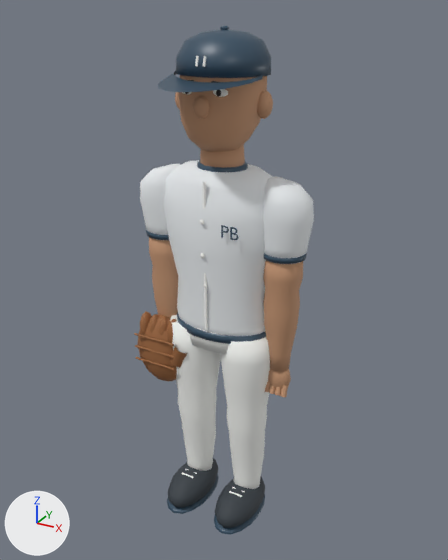
One commit to the glTF model models/athlete.glb: the scene before it, then after it.
The view is the same before and after, from a camera (50 mm lens) standing at (0.937, -1.693, 1.824) and looking at (0.012, -0.011, 0.983). Arrows for +X, +Y and +Z are at lower left; the lights stay in place. The first picture is the older version.

Objects in the first picture: 'Athlete_glove', 'Athlete_jersey', 'Athlete_pants', 'Athlete_shoe', 'Athlete_skin', 'Athlete_trim', 'Athlete_white' and 1 more.
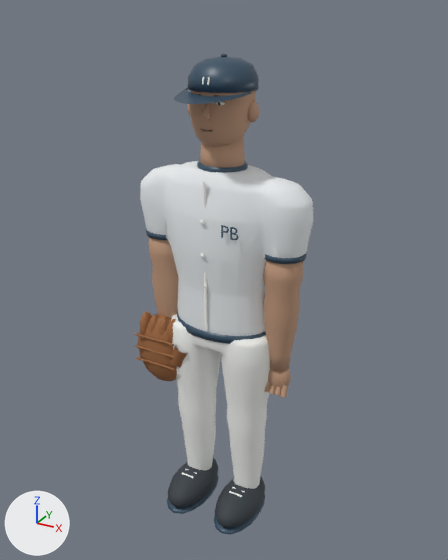
Patch to the scene script:
```diff
--- a/models/athlete.glb.py
+++ b/models/athlete.glb.py
@@ me_athlete_pants @@
-me_athlete_pants.from_pydata(...)  # 420 vertices, 828 faces; spans x -0.203..0.203, y -0.11..0.11, z 0.14..0.83
+me_athlete_pants.from_pydata(...)  # 1002 vertices, 2000 faces; spans x -0.201..0.202, y -0.109..0.109, z 0.14..0.83
+# me_athlete_pants part 1: the loose piece of 180 vertices spanning x 0.007..0.203, y -0.107..0.1, z 0.14..0.81 is rebuilt with 1002 vertices and now spans x -0.201..0.202, y -0.109..0.109, z 0.14..0.83
+# me_athlete_pants part 2: the loose piece of 60 vertices spanning x -0.176..0.176, y -0.11..0.11, z 0.755..0.83 is deleted
+# other edits to the shape of me_athlete_pants do not show in these pictures
 me_athlete_pants.materials.append(mat_pants)
@@ me_athlete_skin @@
-me_athlete_skin.from_pydata(...)  # 1108 vertices, 2020 faces; spans x -0.285..0.285, y -0.15..0.126, z 0.601..1.729
+me_athlete_skin.from_pydata(...)  # 1088 vertices, 1980 faces; spans x -0.285..0.285, y -0.119..0.098, z 0.601..1.664
+# me_athlete_skin part 3: the loose piece of 168 vertices spanning x -0.137..0.137, y -0.123..0.126, z 1.43..1.729 is scaled about its middle by (0.74, 0.78, 0.75), then moved by (0.0, 0.0, -0.027)
+# me_athlete_skin part 4: the loose piece of 112 vertices spanning x -0.164..-0.114, y -0.026..0.026, z 1.524..1.606 is scaled about its middle by (0.74, 0.78, 0.75), then moved by (0.036, 0.0, -0.024)
+# me_athlete_skin part 5: the loose piece of 112 vertices spanning x 0.114..0.164, y -0.026..0.026, z 1.524..1.606 is scaled about its middle by (0.74, 0.78, 0.75), then moved by (-0.036, 0.0, -0.024)
+# me_athlete_skin part 6: a new loose piece of 64 vertices spanning x -0.016..0.016, y -0.119..-0.08, z 1.523..1.575, in mat_skin (beige #bf977c)
+# me_athlete_skin part 7: 84 vertices removed from x -0.025..0.025, y -0.15..-0.094, z 1.53..1.596
 me_athlete_skin.materials.append(mat_skin)
@@ me_athlete_trim @@
-me_athlete_trim.from_pydata(...)  # 704 vertices, 1272 faces; spans x -0.29..0.29, y -0.26..0.14, z 0.05..1.78
+me_athlete_trim.from_pydata(...)  # 704 vertices, 1272 faces; spans x -0.29..0.29, y -0.2..0.12, z 0.05..1.7
+# me_athlete_trim part 8: the loose piece of 120 vertices spanning x -0.14..0.14, y -0.13..0.14, z 1.64..1.77 is scaled about its middle by (0.74, 0.78, 0.75), then moved by (0.0, 0.0, -0.06)
+# me_athlete_trim part 9: the loose piece of 26 vertices spanning x -0.14..0.14, y -0.26..-0.03, z 1.62..1.65 is scaled about its middle by (0.74, 0.78, 0.75), then moved by (0.0, 0.03, -0.04)
+# me_athlete_trim part 10: the loose piece of 40 vertices spanning x -0.01..0.01, y 0.0..0.03, z 1.76..1.78 is moved by (0.0, 0.0, -0.07)
 me_athlete_trim.materials.append(mat_trim)
@@ me_athlete_white @@
-me_athlete_white.from_pydata(...)  # 424 vertices, 680 faces; spans x -0.13..0.13, y -0.13..-0.04, z 0.16..1.7
+me_athlete_white.from_pydata(...)  # 424 vertices, 680 faces; spans x -0.13..0.13, y -0.13..-0.04, z 0.16..1.64
+# me_athlete_white part 11: the loose piece of 60 vertices spanning x 0.03..0.08, y -0.12..-0.1, z 1.59..1.62 is scaled about its middle by (0.603, 0.523, 0.406), then moved by (-0.01, 0.02, -0.03)
+# me_athlete_white part 12: the loose piece of 16 vertices spanning x -0.02..-0.01, y -0.13..-0.12, z 1.67..1.7 is moved by (0.0, 0.03, -0.05)
+# me_athlete_white part 13: the loose piece of 16 vertices spanning x 0.01..0.02, y -0.13..-0.12, z 1.67..1.7 is moved by (0.0, 0.03, -0.05)
+# other edits to the shape of me_athlete_white do not show in these pictures
 me_athlete_white.materials.append(mat_white)
```

Changed parts and their boxes (x1, y1, x2, y2) in the pictures (448 x 560 px; the box of a moved part takes in the faces that stretch with it):
'Athlete_skin', reshaped
    before: (149, 75, 303, 397)
    after: (149, 90, 303, 397)
'Athlete_pants', reshaped
    before: (170, 315, 270, 489)
    after: (171, 314, 270, 489)
'Athlete_trim', reshaped
    before: (146, 26, 307, 534)
    after: (146, 54, 307, 534)
'Athlete_white', reshaped
    before: (182, 56, 248, 497)
    after: (182, 77, 248, 497)
part 1 of me_athlete_pants, rebuilt (96% wider, 15% taller)
    before: (220, 337, 270, 489)
    after: (171, 314, 270, 489)
part 2 of me_athlete_pants, deleted
    before: (189, 327, 229, 354)
part 3 of me_athlete_skin, moved or reshaped
    before: (178, 75, 267, 152)
    after: (189, 90, 255, 147)
part 4 of me_athlete_skin, moved or reshaped (mostly hidden)
    before: (175, 92, 180, 110)
    after: (187, 104, 191, 116)
part 5 of me_athlete_skin, moved or reshaped
    before: (257, 90, 273, 119)
    after: (248, 101, 259, 122)
part 6 of me_athlete_skin, added
    after: (200, 103, 211, 120)
part 7 of me_athlete_skin, deleted
    before: (193, 95, 210, 119)
part 8 of me_athlete_trim, moved or reshaped
    before: (176, 30, 271, 78)
    after: (188, 57, 259, 93)
part 9 of me_athlete_trim, moved or reshaped
    before: (158, 71, 263, 92)
    after: (174, 87, 251, 104)
part 10 of me_athlete_trim, moved or reshaped
    before: (220, 26, 229, 30)
    after: (221, 54, 227, 57)
part 11 of me_athlete_white, moved or reshaped
    before: (213, 89, 228, 97)
    after: (216, 102, 225, 105)
part 12 of me_athlete_white, moved or reshaped
    before: (195, 56, 199, 66)
    after: (202, 77, 205, 84)
part 13 of me_athlete_white, moved or reshaped
    before: (203, 56, 206, 67)
    after: (207, 77, 210, 85)
